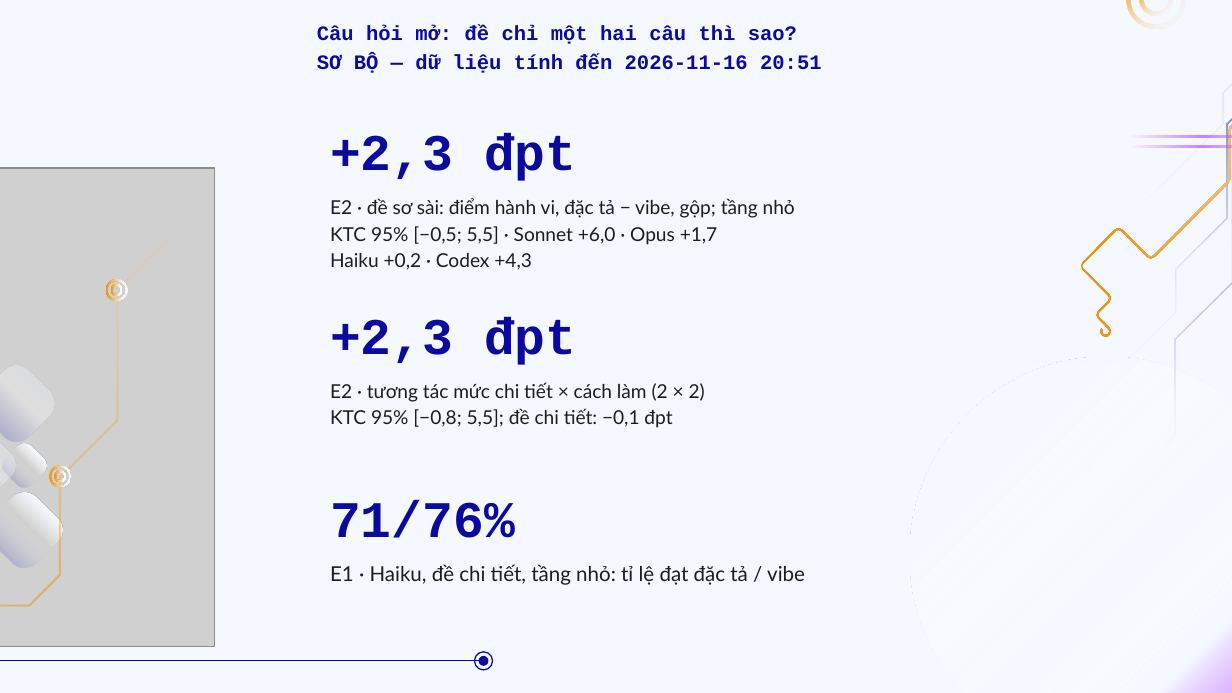
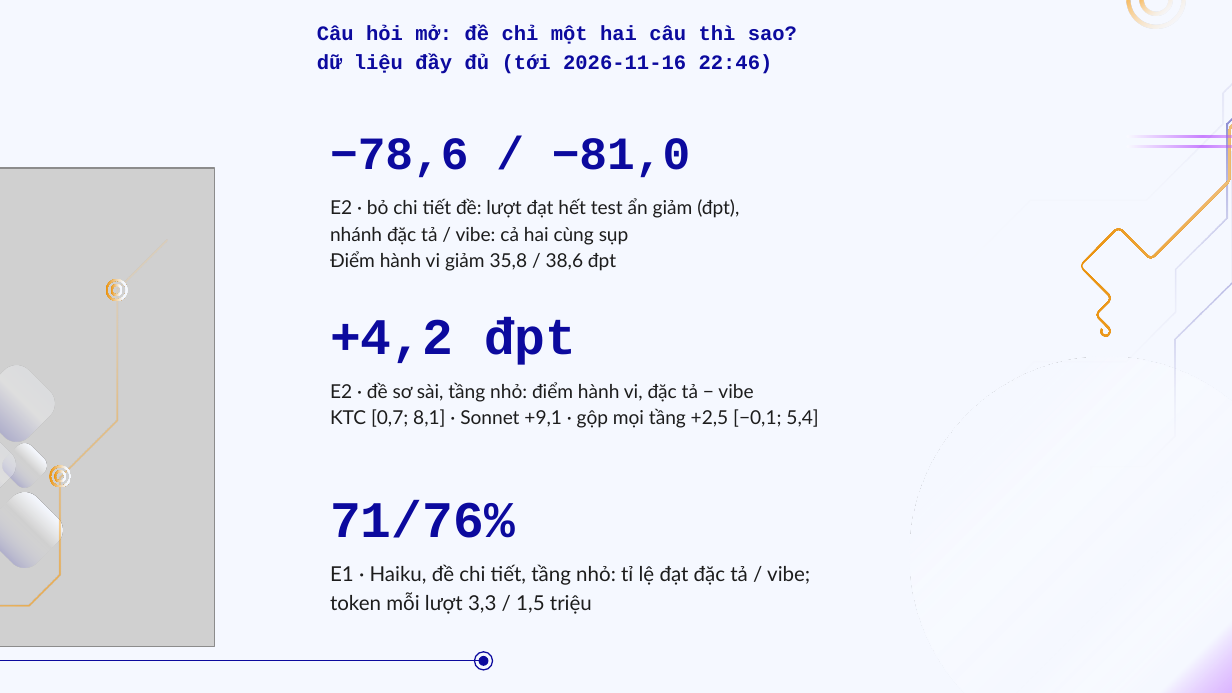
Before and after one commit to doanan293/vipharmind-ai-sdlc-study, a slide deck: slide 23 of docs/presentation/vipharmind-slides.pptx. Drawn at 1232x693 pixels with LibreOffice and Linux fonts; fonts in the diff are those of the drawing; grey boxes stand for pictures. Boxes give left, top, right and bottom in pixels: in the first picture for what was removed or moved away, otherwise in the second. Text is boxed around its words. In the diff, an @@ line names an element or a change of style, - is before the commit and + after.

Commit message:
report, slides: final E2 and E1 results, conclusion written
E2 complete for its final scope (Claude 414/414, Codex stopped at 78/90 small).
Builder exports reference-only tier estimates, brief-vs-detailed effects,
coverage counts and E1 token means; 2x2 table moved to the appendix to keep
sections 1-8 at 20 pages. Human-check kappa still pending (raters scoring).

```diff
--- a/docs/presentation/vipharmind-slides.pptx
+++ b/docs/presentation/vipharmind-slides.pptx
@@ text at [317,26,797,74]: text changed @@
-Câu hỏi mở: đề chỉ một hai câu thì sao?
-SƠ BỘ — dữ liệu tính đến 2026-11-16 20:51
+Câu hỏi mở: đề chỉ một hai câu thì sao?
+dữ liệu đầy đủ (tới 2026-11-16 22:46)
@@ text at [330,138,691,178]: text changed; size 30 to 27 pt @@
-+2,3 đpt
+−78,6 / −81,0
@@ text at [330,198,739,271]: text changed @@
-E2 · đề sơ sài: điểm hành vi, đặc tả − vibe, gộp; tầng nhỏ
-KTC 95% [−0,5; 5,5] · Sonnet +6,0 · Opus +1,7
-Haiku +0,2 · Codex +4,3
+E2 · bỏ chi tiết đề: lượt đạt hết test ẩn giảm (đpt),
+nhánh đặc tả / vibe: cả hai cùng sụp
+Điểm hành vi giảm 35,8 / 38,6 đpt
@@ text at [330,316,576,365]: text changed @@
-+2,3 đpt
++4,2 đpt
@@ text at [330,382,818,428]: text changed @@
-E2 · tương tác mức chi tiết × cách làm (2 × 2)
-KTC 95% [−0,8; 5,5]; đề chi tiết: −0,1 đpt
+E2 · đề sơ sài, tầng nhỏ: điểm hành vi, đặc tả − vibe
+KTC [0,7; 8,1] · Sonnet +9,1 · gộp mọi tầng +2,5 [−0,1; 5,4]
@@ text at [330,564,810,614]: text changed @@
-E1 · Haiku, đề chi tiết, tầng nhỏ: tỉ lệ đạt đặc tả / vibe
+E1 · Haiku, đề chi tiết, tầng nhỏ: tỉ lệ đạt đặc tả / vibe;
+token mỗi lượt 3,3 / 1,5 triệu
```
Also in this commit, not shown: 1 other slide changed, 22 other files.
